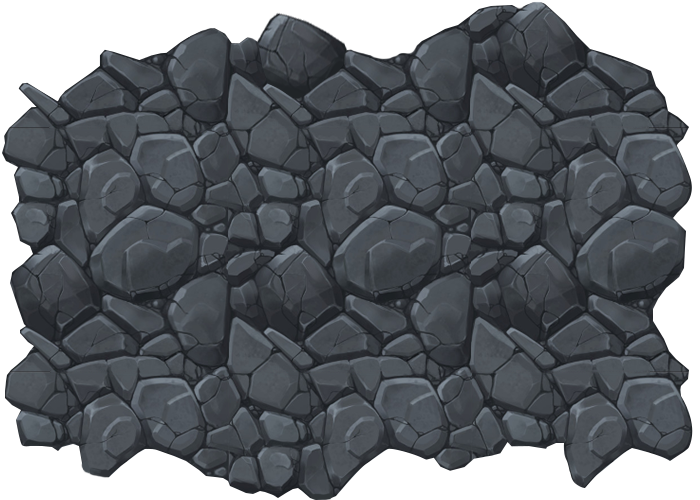
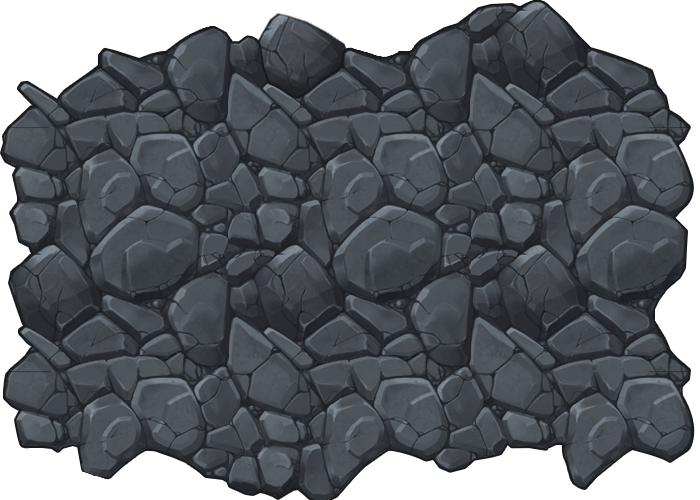
Two versions of the same layered image (w=700, h=500). Layer-by-layer changes:
pixels changed over [0, 0, 695, 500] (layer not identified)
